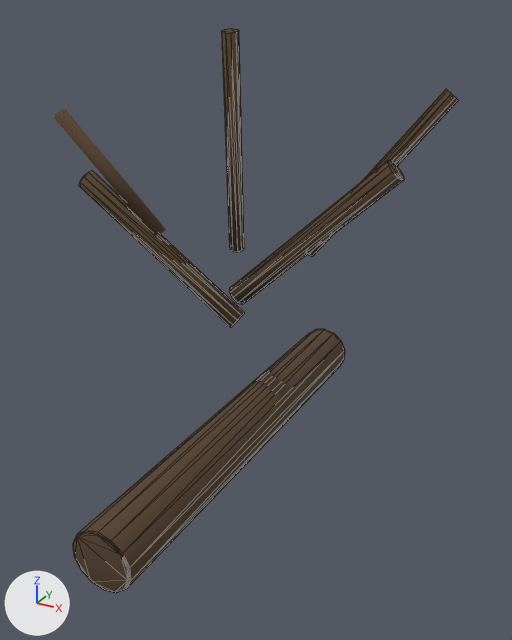
The glTF model public/assets/blender/dead_tree.glb, before and after one commit.
Camera for both pictures: a 50 mm camera at (3.06, -5.21, 5.95) aimed at (0.08, 0.2, 3.24). Lighting does not change. The marker at lower left points along +X, +Y and +Z. The picture after the commit comes second. Mesh edges are drawn as thin lines on the coarser meshes. Where no turn or scale is listed for an object, it has been applied to the vertices.

Objects in the first picture: 'DeadBranch0', 'DeadBranch1', 'DeadBranch2', 'DeadBranch3', 'DeadBranch4', 'TreeTrunk'.
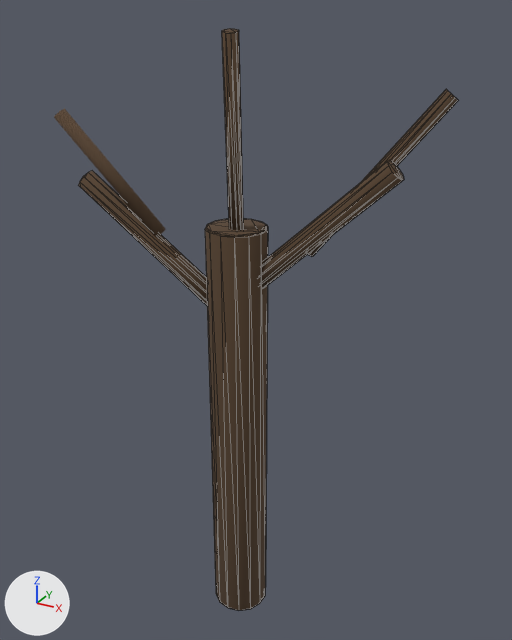
Where the change shows, as pixel boxes (x1, y1, x2, y2) in the pictures (512 x 640 px):
'TreeTrunk', turned
    before: (73, 329, 345, 593)
    after: (205, 219, 268, 610)

Diff of the bpy script that builds the scene:
```diff
--- a/public/assets/blender/dead_tree.glb.py
+++ b/public/assets/blender/dead_tree.glb.py
@@ ob_treetrunk @@
 ob_treetrunk.location = (0.0, 0.0, 2.1)
+ob_treetrunk.rotation_euler = (1.571, 0.0, 0.0)  # degrees (90, 0, 0)
```
